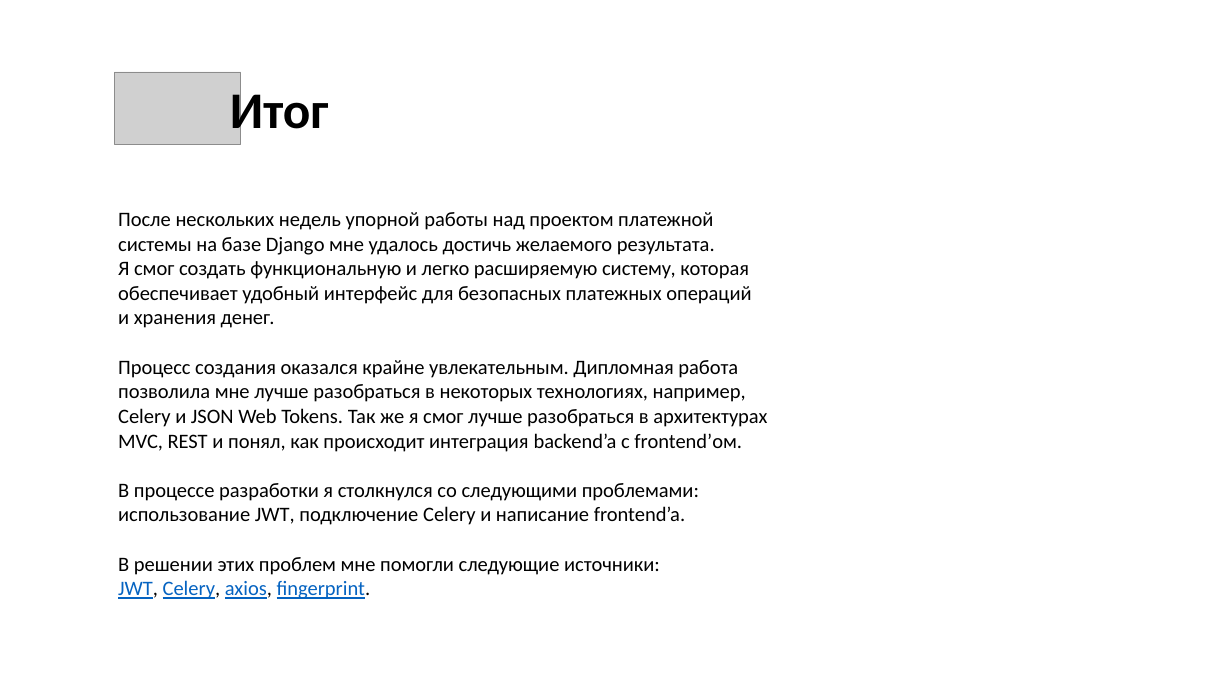
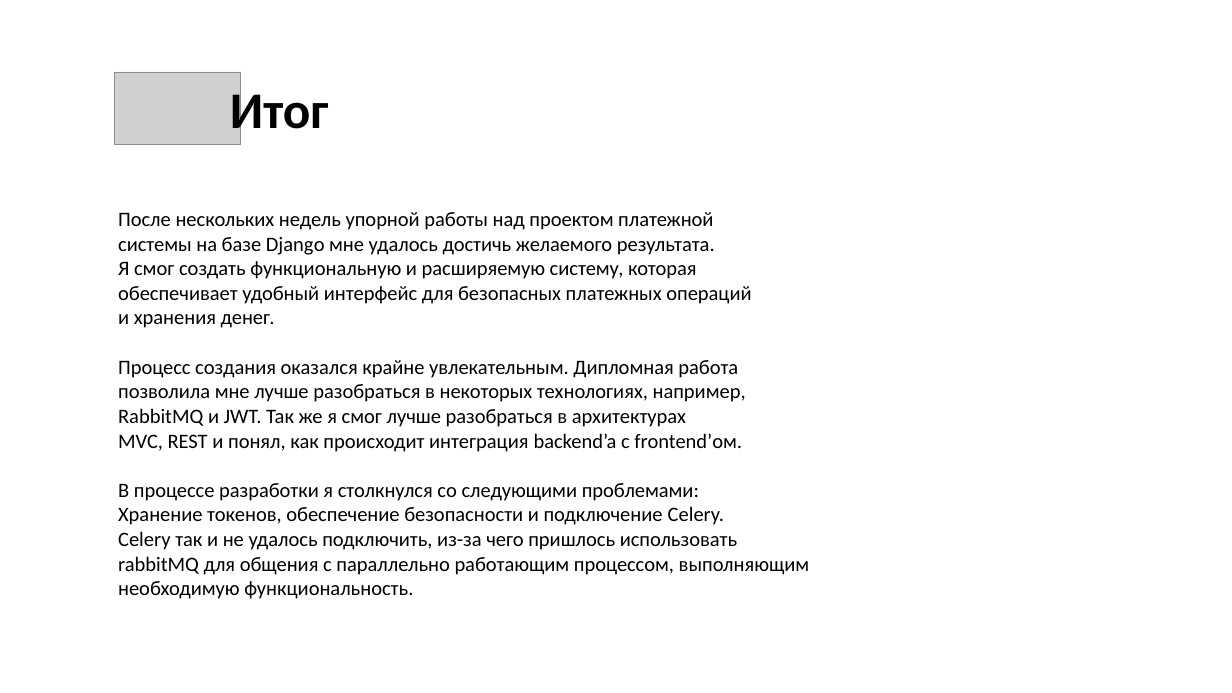
Before and after one commit to anigilyatornayapushka/ITStep-Bank-WebSite, a slide deck: slide 19 of ШАГ проект. Инновационная платежная система — копия.pptx. Drawn at 1232x693 pixels with LibreOffice and Linux fonts; fonts in the diff are those of the drawing; grey boxes stand for pictures; background and template pictures are left out. Boxes give left, top, right and bottom in pixels: in the first picture for what was removed or moved away, otherwise in the second. Text is boxed around its words. In the diff, an @@ line names an element or a change of style, - is before the commit and + after.

```diff
--- a/ШАГ проект. Инновационная платежная система — копия.pptx
+++ b/ШАГ проект. Инновационная платежная система — копия.pptx
@@ text at (118,261,751,304): text changed @@
-Я смог создать функциональную и легко расширяемую систему, которая
-обеспечивает удобный интерфейс для безопасных платежных операций
+Я смог создать функциональную и расширяемую систему, которая
+обеспечивает удобный интерфейс для безопасных платежных операций
@@ text at (118,408,686,427): text changed @@
-Celery и JSON Web Tokens. Так же я смог лучше разобраться в архитектурах
+RabbitMQ и JWT. Так же я смог лучше разобраться в архитектурах
@@ text at (118,506,810,599): text changed @@
-использование JWT, подключение Celery и написание frontend’a.
-В решении этих проблем мне помогли следующие источники:
-JWT, Celery, axios, fingerprint.
+Хранение токенов, обеспечение безопасности и подключение Celery.
+Celery так и не удалось подключить, из-за чего пришлось использовать
+rabbitMQ для общения с параллельно работающим процессом, выполняющим необходимую функциональность.
```
Also in this commit, not shown: 4 other slides changed, 8 other files.
